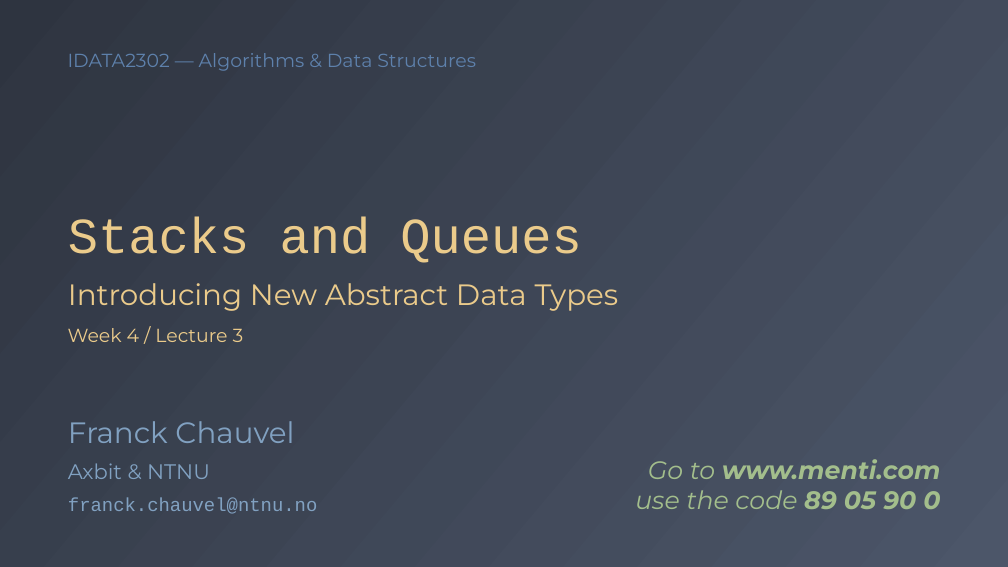
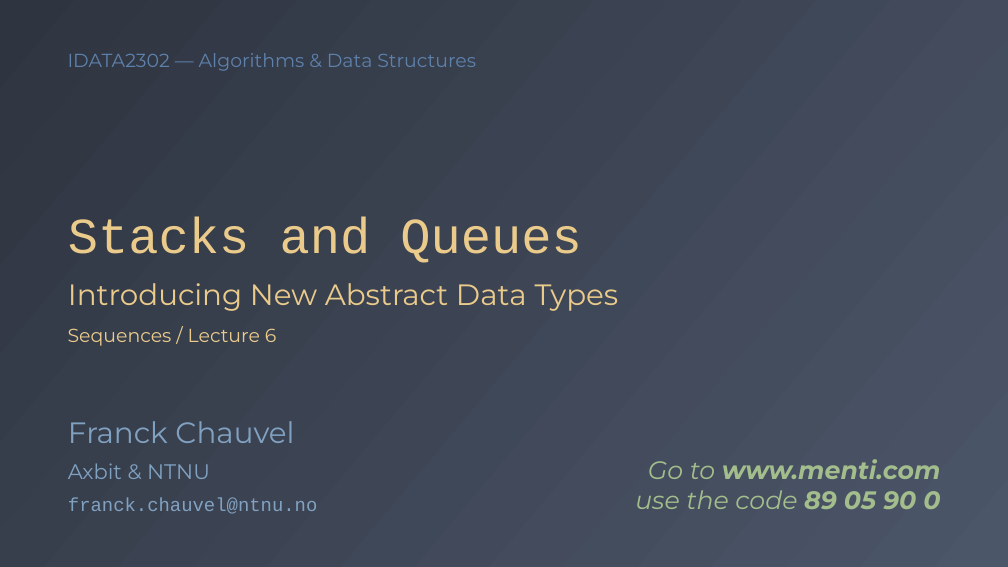
Before and after one commit to fchauvel/ntnu-idata2302-website, a slide deck: slide 1 of source/sequences/_static/stacks/stacks_and_queues.pptx. Drawn at 1008x567 pixels with LibreOffice and Linux fonts; fonts in the diff are those of the drawing. Boxes give left, top, right and bottom in pixels: in the first picture for what was removed or moved away, otherwise in the second. Text is boxed around its words. In the diff, an @@ line names an element or a change of style, - is before the commit and + after.

Commit message:
content: Add Lecture Slides to Sequences (Part 2)

```diff
--- a/source/sequences/_static/stacks/stacks_and_queues.pptx
+++ b/source/sequences/_static/stacks/stacks_and_queues.pptx
@@ text at (68, 328, 277, 346): text changed @@
-Week 4 / Lecture 3
+Sequences / Lecture 6
```
Also in this commit, not shown: 5 other files.
